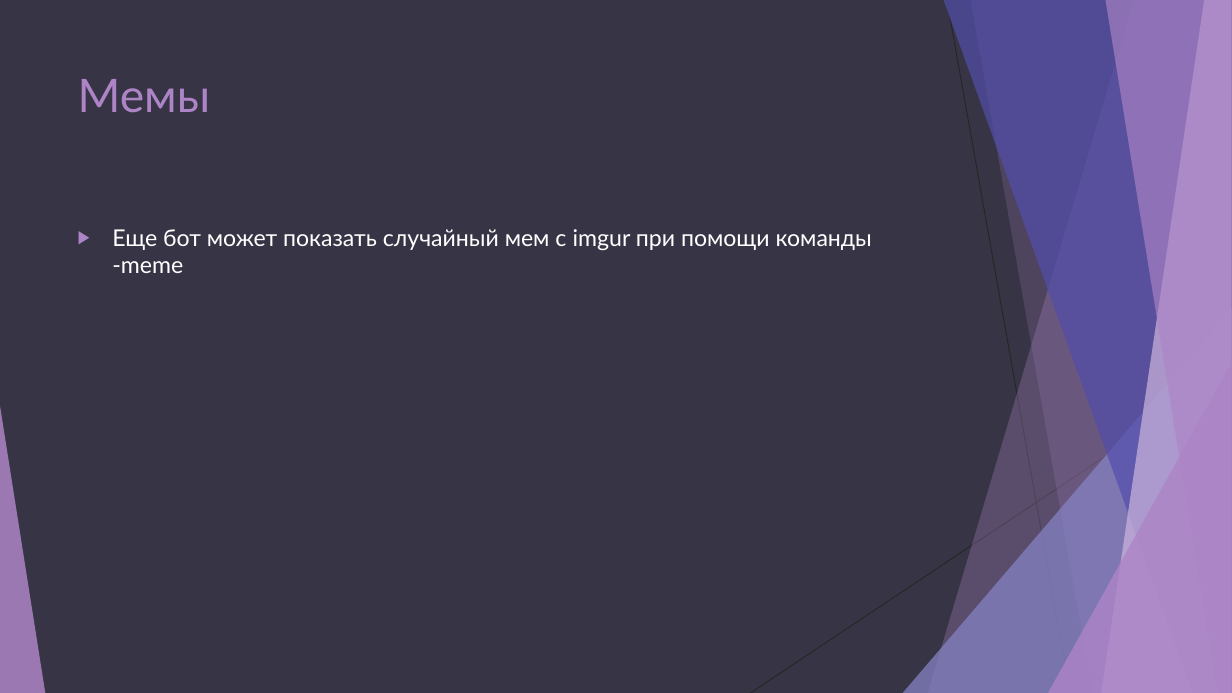
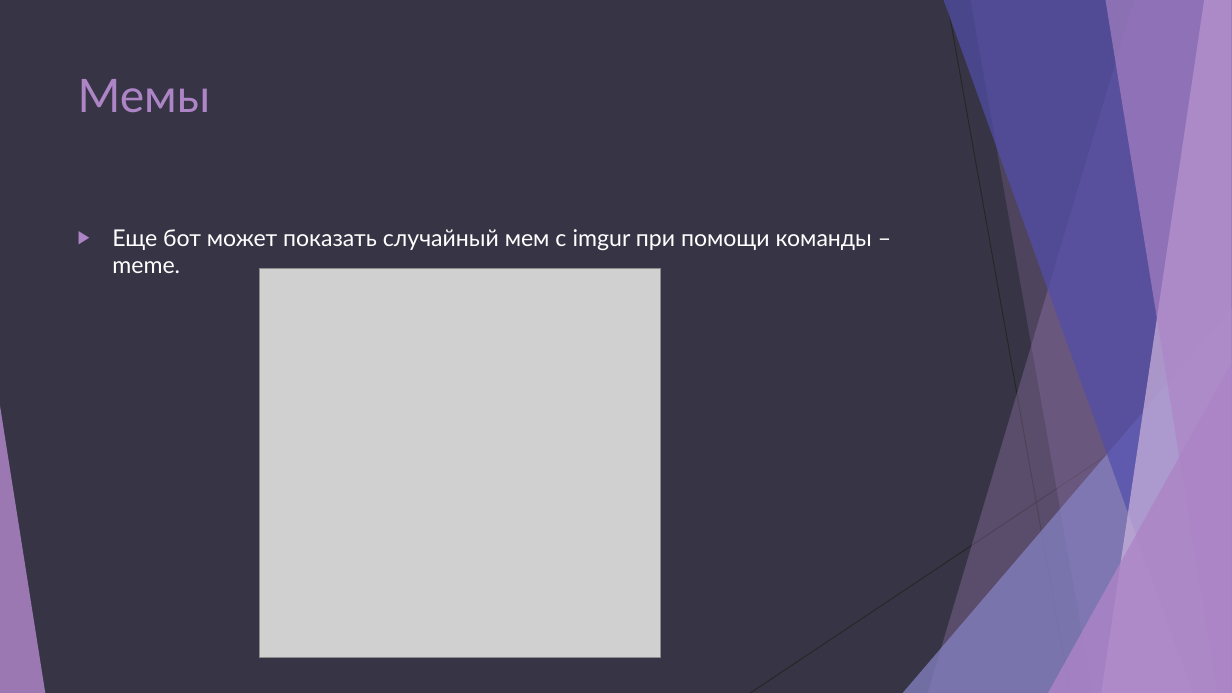
Before and after one commit to Taratin478478/DiscordBot, a slide deck: slide 6 of Discord Bot.pptx. Drawn at 1232x693 pixels with LibreOffice and Linux fonts; fonts in the diff are those of the drawing; grey boxes stand for pictures. Boxes give left, top, right and bottom in pixels: in the first picture for what was removed or moved away, otherwise in the second. Text is boxed around its words. In the diff, an @@ line names an element or a change of style, - is before the commit and + after.

```diff
--- a/Discord Bot.pptx
+++ b/Discord Bot.pptx
@@ text at [112,229,872,273]: text changed @@
-▶ Еще бот может показать случайный мем с imgur при помощи команды -meme
+▶ Еще бот может показать случайный мем с imgur при помощи команды –meme.
@@ picture added at [260,268,660,657] @@
```
Also in this commit, not shown: 3 other slides changed, 2 other files.
